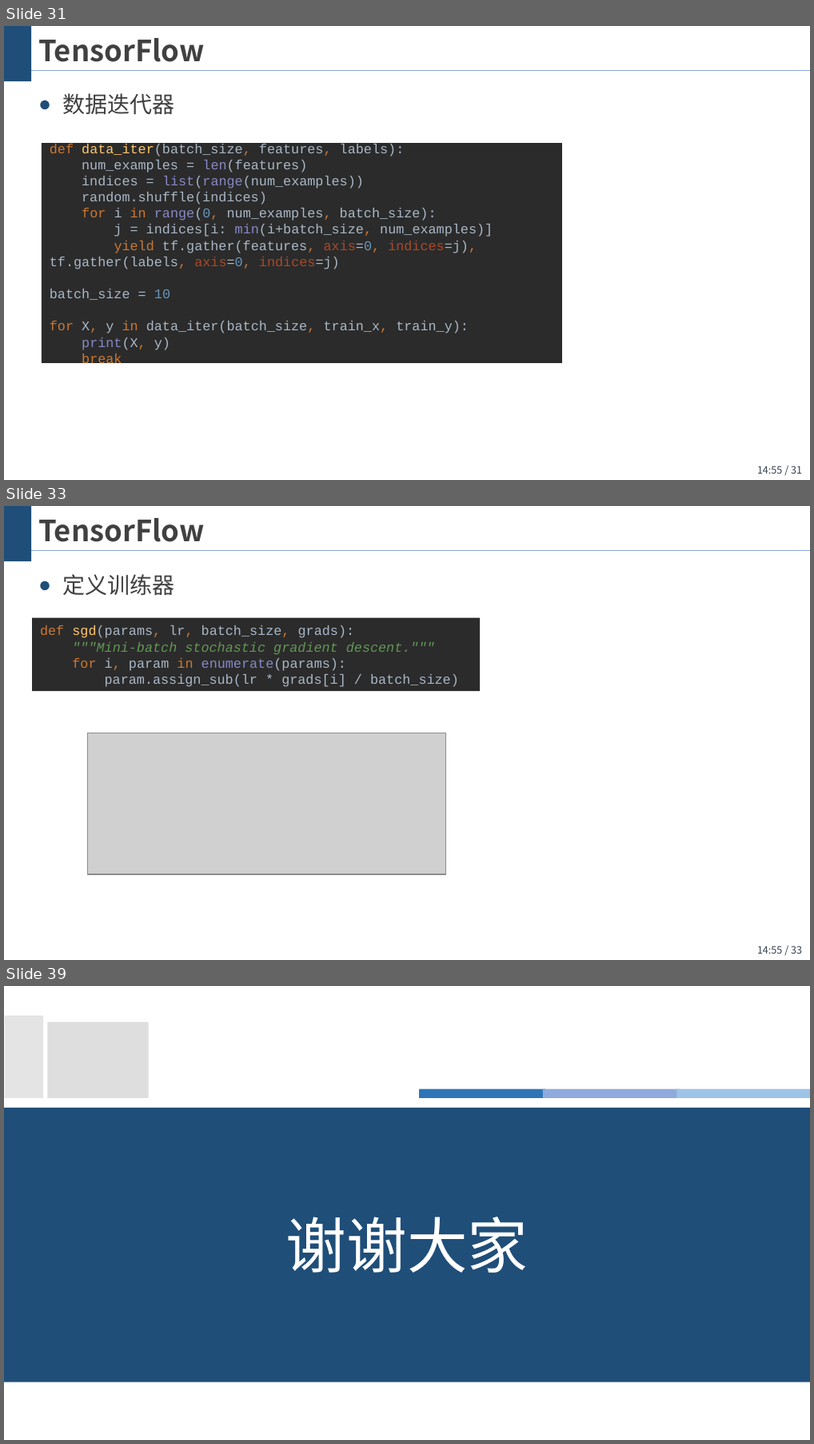
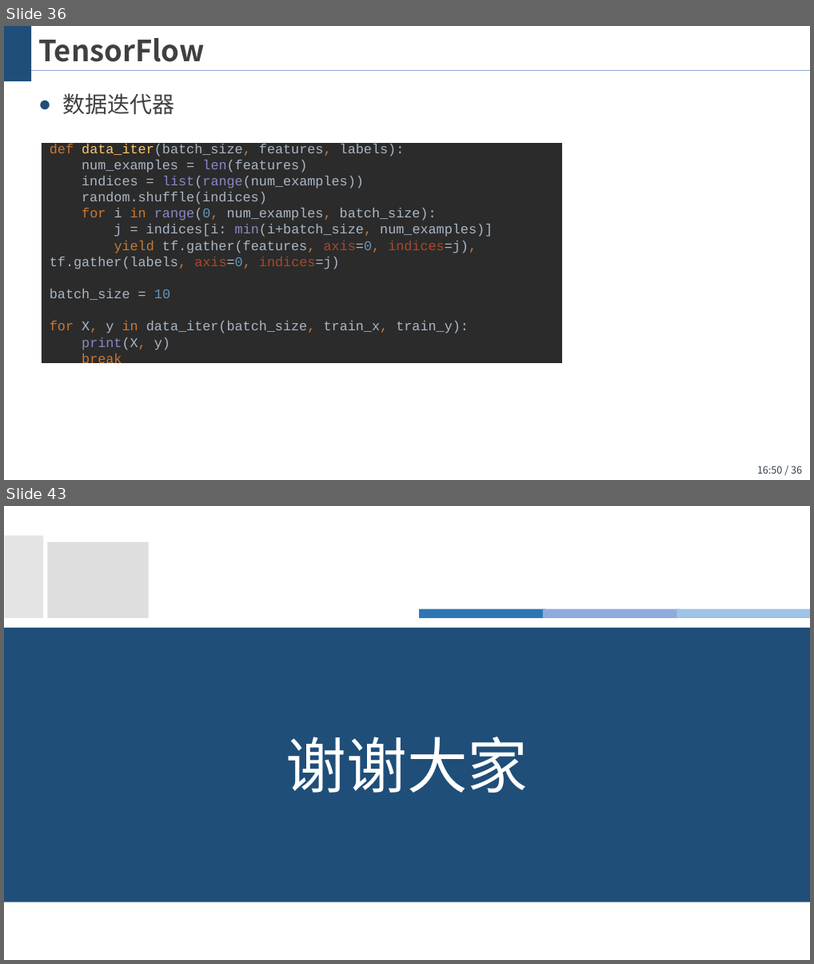
Before and after one commit to wangjin0818/Artificial_Intelligence_2021, a slide deck: chapter 02 - Linear regression with multiple variables/多变量线性回归.pptx. Shown one above the other, each under a label of ours: slides 31, 33 and 39 before the commit, slides 36 and 43 after it; the slides between them are not shown. The pictures are 814x1444 and 814x964 pixels, drawn with LibreOffice and Linux fonts; fonts in the diff are those of the drawing; grey boxes stand for pictures; background and template pictures are left out. Boxes give left, top, right and bottom in pixels: in the first picture for what was removed or moved away, otherwise in the second. Text is boxed around its words. In the diff, an @@ line names an element or a change of style, - is before the commit and + after.

```diff
--- a/chapter 02 - Linear regression with multiple variables/多变量线性回归.pptx
+++ b/chapter 02 - Linear regression with multiple variables/多变量线性回归.pptx
@@ slide 33 removed at box(4, 506, 810, 960), background #FFFFFF; not listed: 3 template elements that a slide beside it also shows @@
@@ title removed at box(38, 518, 205, 542) @@
-TensorFlow
@@ text removed at box(62, 574, 174, 596) @@
-● 定义训练器
@@ rectangle removed at box(32, 618, 481, 692) @@
-def sgd(params, lr, batch_size, grads):
-"""Mini-batch stochastic gradient descent."""
-for i, param in enumerate(params):
-param.assign_sub(lr * grads[i] / batch_size)
@@ picture removed at box(88, 732, 446, 874) @@
@@ what was slide 31 is now slide 36 @@
@@ page number at box(758, 465, 802, 473): text changed @@
-14:55 / 31
+16:50 / 36
@@ what was slide 39 is now slide 43 @@
```
Also in this commit, not shown: 10 slides changed, 6 slides added, 1 other slide removed.
